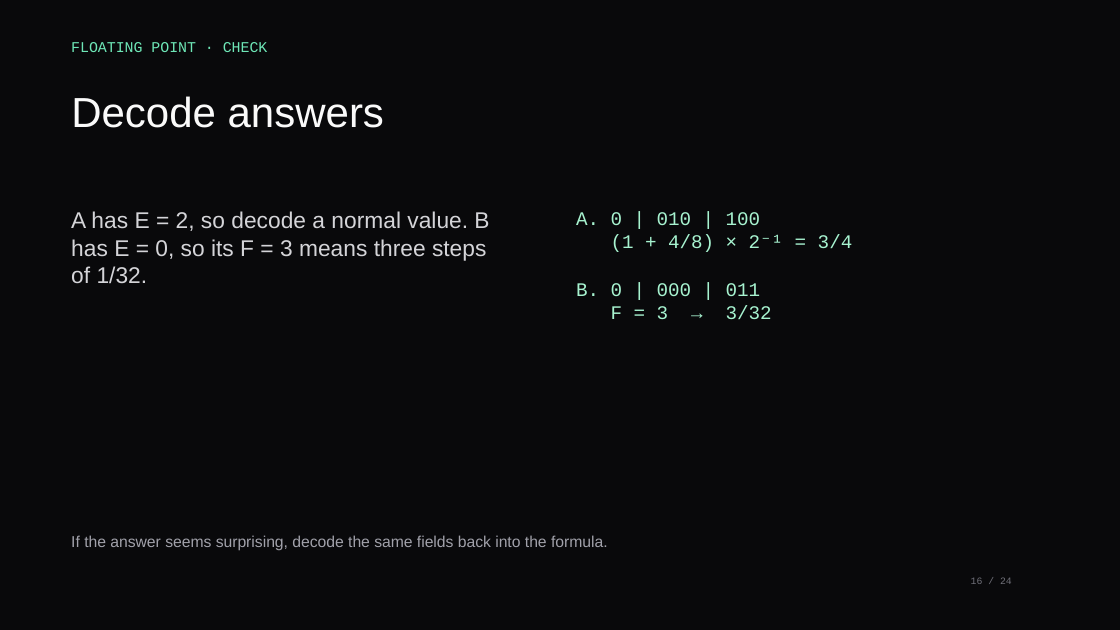
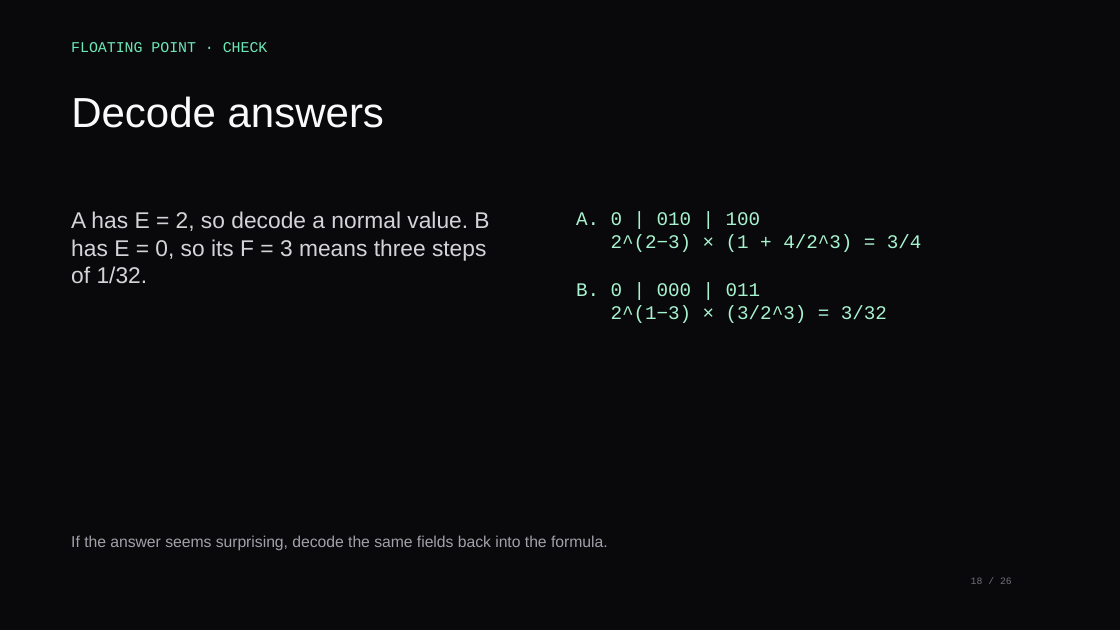
Before and after one commit to xsebby/portfolio, a slide deck: slide 18 of public/presentations/CS211_Recitation_3.pptx (slide 16 before the commit). Drawn at 1120x630 pixels with LibreOffice and Linux fonts; fonts in the diff are those of the drawing. Boxes give left, top, right and bottom in pixels: in the first picture for what was removed or moved away, otherwise in the second. Text is boxed around its words. In the diff, an @@ line names an element or a change of style, - is before the commit and + after.

```diff
--- a/public/presentations/CS211_Recitation_3.pptx
+++ b/public/presentations/CS211_Recitation_3.pptx
@@ text at (611, 235, 922, 252): text changed @@
-(1 + 4/8) × 2⁻¹ = 3/4
+2^(2−3) × (1 + 4/2^3) = 3/4
@@ text at (611, 306, 887, 323): text changed @@
-F = 3 → 3/32
+2^(1−3) × (3/2^3) = 3/32
```
Also in this commit, not shown: 23 other slides changed, 2 slides added, 1 other file.
